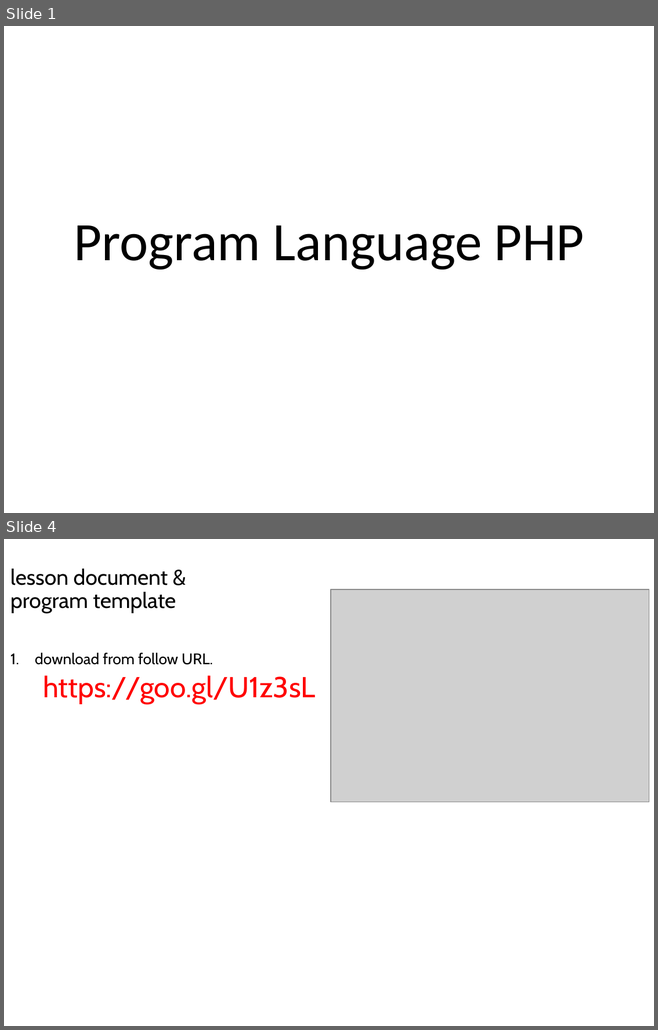
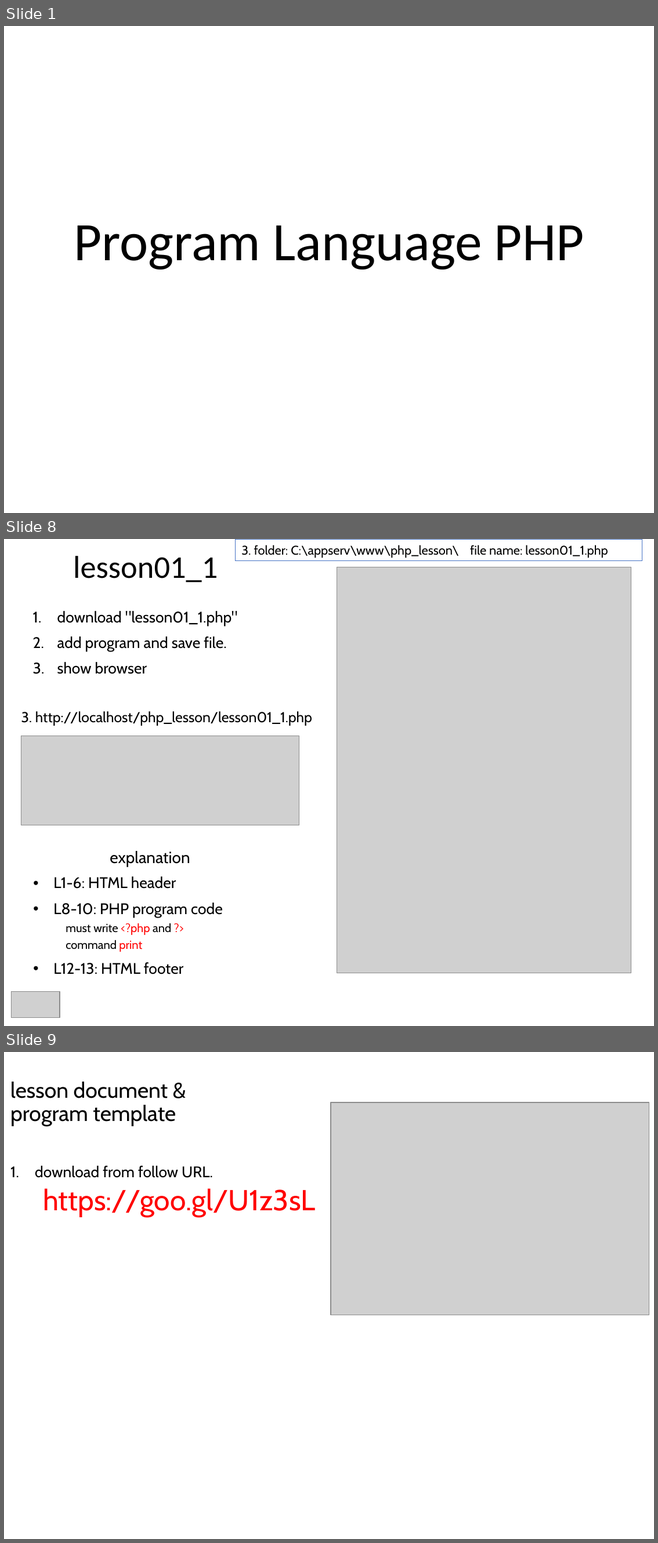
Before and after one commit to lastshogun13/php_lesson, a slide deck: ppt/lesson01.pptx. Shown one above the other, each under a label of ours: slides 1 and 4 before the commit, slides 1, 8 and 9 after it; the slides between them are not shown. The pictures are 658x1030 and 658x1543 pixels, drawn with LibreOffice and Linux fonts; fonts in the diff are those of the drawing; grey boxes stand for pictures. Boxes give left, top, right and bottom in pixels: in the first picture for what was removed or moved away, otherwise in the second. Text is boxed around its words. In the diff, an @@ line names an element or a change of style, - is before the commit and + after.

Commit message:
lesson01

```diff
--- a/ppt/lesson01.pptx
+++ b/ppt/lesson01.pptx
@@ slide 8 added at (4,539,654,1026), background #FFFFFF @@
@@ title added at (73,556,217,583), 35 pt, text #000000 @@
+lesson01_1
@@ rectangle added at (235,539,642,561), fill #FFFFFF, outline #4472C4 0.75 pt, 14 pt, text #000000 @@
+3. folder: C:\appserv\www\php_lesson\ file name: lesson01_1.php
@@ picture added at (336,567,631,973) @@
@@ text added at (57,611,238,674), 17 pt, text #000000 @@
+1. download "lesson01_1.php"
+2. add program and save file.
+3. show browser
@@ text added at (21,711,312,726), 16 pt, text #000000 @@
+3. http://localhost/php_lesson/lesson01_1.php
@@ picture added at (21,736,298,826) @@
@@ text added at (110,851,190,867), 18 pt, text #000000 @@
+explanation
@@ text added at (53,877,223,975), 17 pt, text #000000 @@
+• L1-6: HTML header
+• L8-10: PHP program code
+  must write <?php and ?>
+  command print
+• L12-13: HTML footer
@@ picture added at (11,992,60,1017) @@
@@ what was slide 4 is now slide 9 @@
```
Also in this commit, not shown: 1 slide changed, 4 other slides added.
